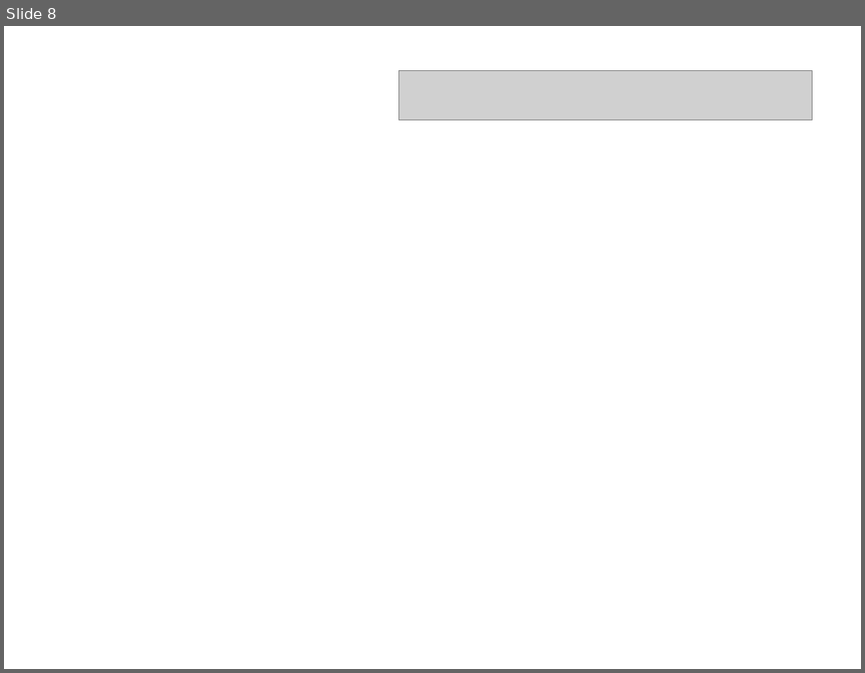
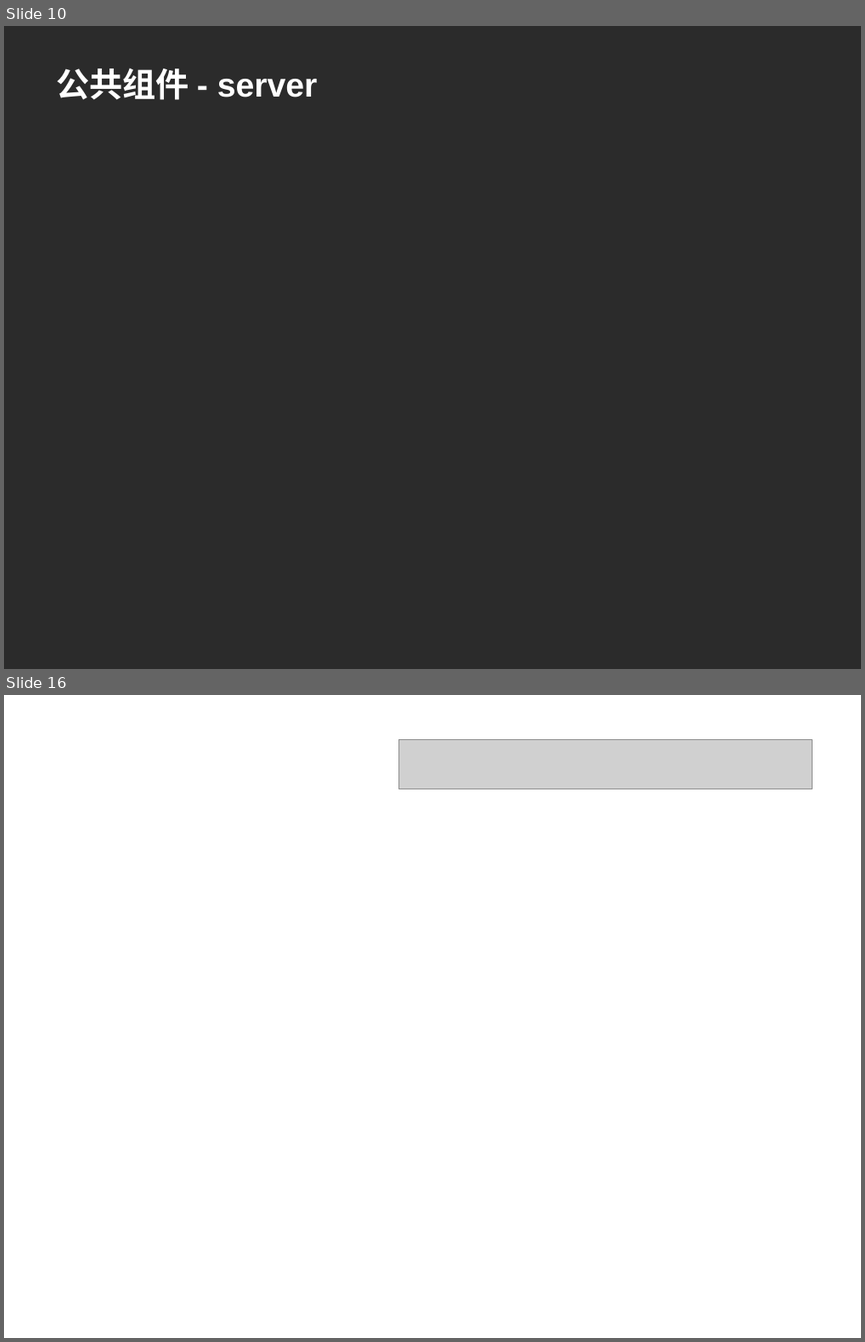
Before and after one commit to machicao2013/mooon, a slide deck: distributed_platform/docs/mooon.ppt. Shown one above the other, each under a label of ours: slide 8 before the commit, slides 10 and 16 after it; the slides between them are not shown. The pictures are 865x673 and 865x1342 pixels, drawn with LibreOffice and Linux fonts; fonts in the diff are those of the drawing; grey boxes stand for pictures; background and template pictures are left out; a plain dark background stands for a picture behind light text. Boxes give left, top, right and bottom in pixels: in the first picture for what was removed or moved away, otherwise in the second. Text is boxed around its words. In the diff, an @@ line names an element or a change of style, - is before the commit and + after.

```diff
--- a/distributed_platform/docs/mooon.ppt
+++ b/distributed_platform/docs/mooon.ppt
@@ slide 10 added at [4,26,861,669], background picture (left out) @@
@@ title added at [57,68,318,100], 28 pt, text #FFFFFF, bold @@
+公共组件 - server
@@ what was slide 8 is now slide 16 @@
```
Also in this commit, not shown: 3 slides changed, 7 other slides added.
